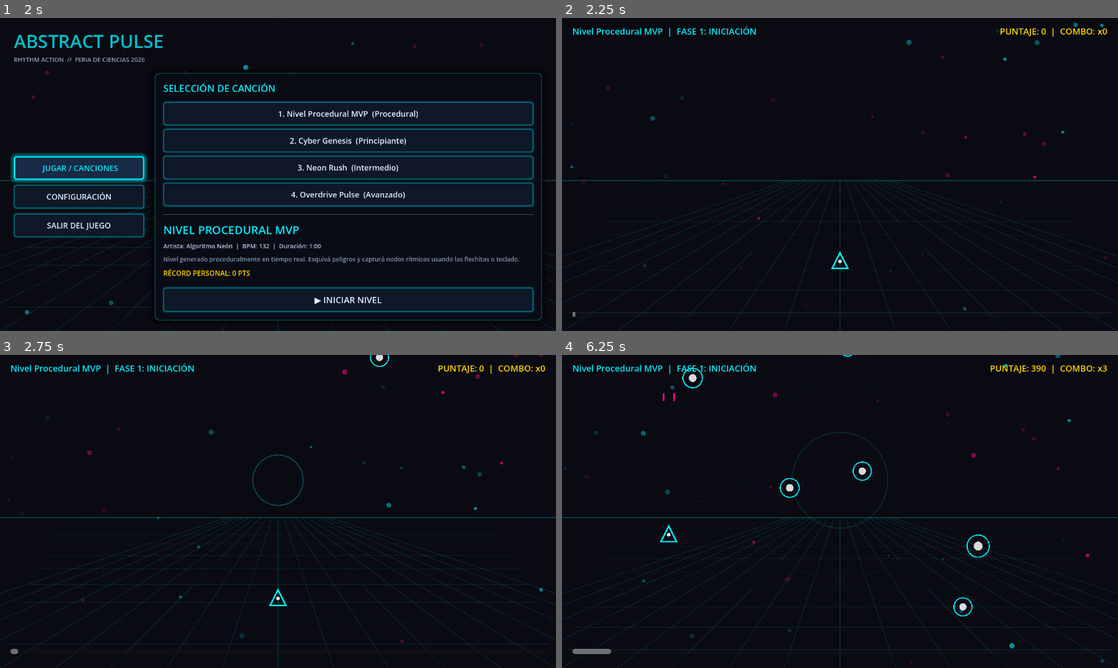
Above: before the commit, frames 1-4 (two rows, left to right).
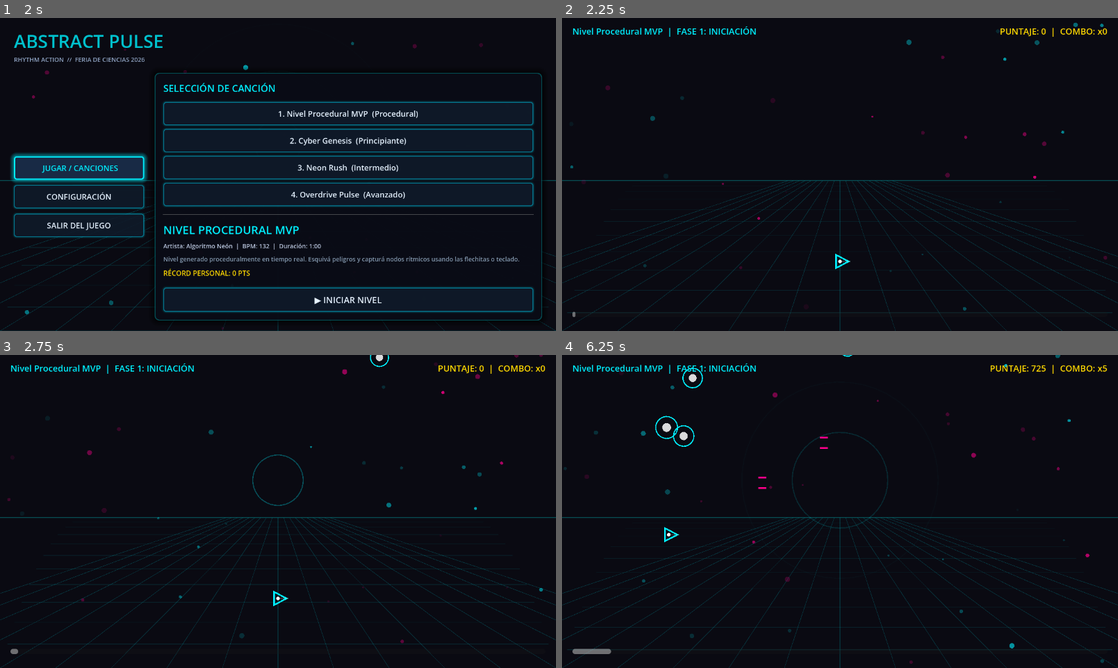
Above: after the commit, the same moments.

Repository: SlenderDigital/FeriaDeCiencias
Game: Godot game, scene res://scenes/MainMenu.tscn
The game is run twice, just before and just after one commit, with the same random seed, the same clock (stepped at 60 frames per second) and the same inputs.
Inputs (mouse positions are in pixels of both pictures, inside the frame that each line leads up to):
- Up to frame 1 (2 s): click "JUGAR / CANCIONES" at 0.5 s; click "JUGAR / CANCIONES" at 1.25 s
- Up to frame 2 (2.25 s): click "▶ INICIAR NIVEL" at 2 s
- Up to frame 3 (2.75 s): no input
- Up to frame 4 (6.25 s): tap Enter (ui_accept) at 2.75, 3.02, 3.32, 6.02 s; move the mouse to (812, 574) at 2.77 s; hold Up 2.78-3.5 s; tap Space at 2.85, 4.35, 5.85 s; click (812, 574) at 2.92 s; drag from (1006, 558) to (812, 574) at 3.52 s; move the mouse to (673, 464) at 4.27 s; hold Left 4.28-5 s; drag from (867, 511) to (673, 464) at 5.02 s; move the mouse to (756, 433) at 5.77 s; hold Down from 5.78 s (still down)

Frame 1 is identical in both runs. In frame 2, less than 0.1% of the frame differs, in the area x 48-52%, y 74-81%; in frame 3, less than 0.1%; in frame 4, 0.7%, in the area x 16-98%, y 3-84%.

Commit message:
feat: add MediaPipe hand control (tracker server + Godot client, no external deps)

Diff:
--- a/project.godot
+++ b/project.godot
@@ -20,6 +20,7 @@
 
 GameManager="*res://scripts/GameManager.gd"
 SoundManager="*res://scripts/SoundManager.gd"
+HandTrackingClient="*res://scripts/HandTrackingClient.gd"
 _mcp_game_helper="*res://addons/godot_ai/runtime/game_helper.gd"
 
 [display]
--- a/scripts/Gameplay.gd
+++ b/scripts/Gameplay.gd
@@ -21,6 +21,7 @@
 var beat_timer: float = 0.0
 
 var player_pos: Vector2 = Vector2(640, 560)
+var ship_rotation: float = 0.0    # grados; 0 = proa hacia +X (derecha)
 var player_speed: float = 550.0
 var health: float = 100.0
 var score: int = 0
@@ -113,9 +114,20 @@
 	queue_redraw()
 
 func _update_player_movement(delta: float) -> void:
+	# Con mano: posicion absoluta de la palma + rotacion pulgar->indice (port de Player.cpp)
+	if HandTrackingClient and HandTrackingClient.has_hand:
+		var target: Vector2 = HandTrackingClient.get_palm_center() * Vector2(1280, 720)
+		var alpha: float = 1.0 - exp(-25.0 * delta)
+		player_pos = player_pos.lerp(target, alpha)
+		var ang := HandTrackingClient.get_hand_angle_deg()
+		if ang < 9990.0:
+			_smooth_rotation_toward(ang, delta)
+		player_pos.x = clamp(player_pos.x, 50, 1230)
+		player_pos.y = clamp(player_pos.y, 80, 670)
+		return
+
+	# Fallback sin mano: flechas / WASD (movimiento por velocidad)
 	var move_dir: Vector2 = Vector2.ZERO
-
-	# Arrow Keys & WASD input handling
 	if Input.is_key_pressed(KEY_LEFT) or Input.is_key_pressed(KEY_A):
 		move_dir.x -= 1.0
 	if Input.is_key_pressed(KEY_RIGHT) or Input.is_key_pressed(KEY_D):
@@ -132,6 +144,11 @@
 	player_pos.x = clamp(player_pos.x, 50, 1230)
 	player_pos.y = clamp(player_pos.y, 80, 670)
 
+func _smooth_rotation_toward(target_deg: float, delta: float) -> void:
+	var diff := wrapf(target_deg - ship_rotation, -180.0, 180.0)
+	var alpha: float = 1.0 - exp(-22.0 * delta)
+	ship_rotation += diff * alpha
+
 func _spawn_procedural_wave() -> void:
 	if not generator:
 		return
@@ -142,15 +159,17 @@
 		targets.append(item)
 
 func _shoot_laser() -> void:
-	# Double laser pulse
+	# Doble pulso de laser en la direccion en que apunta la nave
+	var dir: Vector2 = Vector2.from_angle(deg_to_rad(ship_rotation))
+	var perp := Vector2(-dir.y, dir.x)
 	projectiles.append({
-		"pos": player_pos + Vector2(-12, -22),
-		"vel": Vector2(0, -850),
+		"pos": player_pos + dir * 22.0 + perp * 12.0,
+		"vel": dir * 850.0,
 		"color": Color(1.0, 0.0, 0.55, 1.0)
 	})
 	projectiles.append({
-		"pos": player_pos + Vector2(12, -22),
-		"vel": Vector2(0, -850),
+		"pos": player_pos + dir * 22.0 - perp * 12.0,
+		"vel": dir * 850.0,
 		"color": Color(1.0, 0.0, 0.55, 1.0)
 	})
 	if SoundManager: SoundManager.play_hover()
@@ -305,12 +324,16 @@
 		get_tree().change_scene_to_file("res://scenes/MainMenu.tscn")
 
 func _draw() -> void:
-	# Draw player ship (Glowing neon ship)
+	# Draw player ship (neon, rotada por la mano; 0deg = derecha)
 	var ship_col: Color = track_data.get("color", Color(0, 0.94, 1, 1))
-	var p1: Vector2 = player_pos + Vector2(0, -20)
-	var p2: Vector2 = player_pos + Vector2(-18, 16)
-	var p3: Vector2 = player_pos + Vector2(18, 16)
-	draw_polyline(PackedVector2Array([p1, p2, p3, p1]), ship_col, 3.5)
+	var rad: float = deg_to_rad(ship_rotation)
+	var fwd := Vector2.from_angle(rad)          # linea de proa
+	var perp := Vector2(-fwd.y, fwd.x)          # perpendicular
+	var nose: Vector2 = player_pos + fwd * 20.0
+	var p2: Vector2 = player_pos + (-fwd * 9.0 + perp * 15.0)
+	var p3: Vector2 = player_pos + (-fwd * 9.0 - perp * 15.0)
+	draw_polyline(PackedVector2Array([nose, p2, p3, nose]), ship_col, 3.5)
+	draw_line(player_pos, player_pos + fwd * 24.0, Color(1, 1, 1, 0.25), 1.5)
 	draw_circle(player_pos, 4.0, Color.WHITE)
 
 	# Draw spark particles
@@ -322,7 +345,8 @@
 
 	# Draw projectiles
 	for proj in projectiles:
-		draw_line(proj["pos"], proj["pos"] + Vector2(0, 18), proj["color"], 4.0)
+		var pdir := (proj["vel"] as Vector2).normalized()
+		draw_line(proj["pos"], proj["pos"] + pdir * 18.0, proj["color"], 4.0)
 
 	# Draw targets & hazards
 	for t in targets:
--- /dev/null
+++ b/scripts/HandTrackingClient.gd
@@ -0,0 +1,69 @@
+extends Node
+## HandTrackingClient — escucha landmarks de MediaPipe por UDP (127.0.0.1:5005)
+## y expone: has_hand, get_palm_center() (normalizado 0-1, X espejada) y
+## get_hand_angle_deg(). El emisor es tracker_server/ (dentro de este repo).
+
+signal hand_updated
+
+const UDP_PORT := 5005
+const LANDMARK_COUNT := 21
+const NO_HAND_TIMEOUT := 0.5   # segundos sin datagrama -> se corta el tracking
+
+var _udp := PacketPeerUDP.new()
+var _points := PackedVector3Array()   # 21 landmarks normalizados (x,y,z)
+var has_hand := false
+var _last_packet_time := 0.0
+
+func _ready() -> void:
+	var err := _udp.bind(UDP_PORT)
+	if err != OK:
+		push_warning("[HandTracking] No pudo bindear UDP %d: %s" % [UDP_PORT, err])
+
+func _process(_delta: float) -> void:
+	# Timeout: si no llega datagrama, caer a teclado.
+	if has_hand and Time.get_ticks_msec() / 1000.0 - _last_packet_time > NO_HAND_TIMEOUT:
+		has_hand = false
+	while _udp.get_available_packet_count() > 0:
+		_parse(_udp.get_packet())
+
+func _parse(data: PackedByteArray) -> void:
+	if data.size() < 4:
+		return
+	var count: int = data.decode_s32(0)   # little-endian (struct.pack "<i...f")
+	_points = PackedVector3Array()
+	if count == LANDMARK_COUNT and data.size() >= 4 + count * 12:
+		for i in count:
+			var o := 4 + i * 12
+			_points.push_back(Vector3(
+				data.decode_float(o),
+				data.decode_float(o + 4),
+				data.decode_float(o + 8)
+			))
+		has_hand = true
+		_last_packet_time = Time.get_ticks_msec() / 1000.0
+		hand_updated.emit()
+	else:
+		has_hand = false   # datagrama con count != 21 o sin mano
+
+func get_landmark(idx: int) -> Vector3:
+	return _points[idx] if idx >= 0 and idx < _points.size() else Vector3.ZERO
+
+func get_palm_center() -> Vector2:
+	# promedio de WRIST(0), INDEX_MCP(5), MIDDLE_MCP(9), PINKY_MCP(17) — X espejada
+	var w := get_landmark(0)
+	var im := get_landmark(5)
+	var mm := get_landmark(9)
+	var pm := get_landmark(17)
+	var px: float = (w.x + im.x + mm.x + pm.x) * 0.25
+	var py: float = (w.y + im.y + mm.y + pm.y) * 0.25
+	return Vector2(1.0 - px, py)
+
+func get_hand_angle_deg() -> float:
+	# rotacion por segmento THUMB_CMC(1) -> INDEX_TIP(8), ambas X espejadas
+	var thumb := get_landmark(1)
+	var tip := get_landmark(8)
+	var dx := (1.0 - tip.x) - (1.0 - thumb.x)
+	var dy := tip.y - thumb.y
+	if Vector2(dx, dy).length() < 0.006:   # umbral normalizado (equiv. len>8px en 1280)
+		return 9999.0   # valor invalido -> no aplicar
+	return rad_to_deg(atan2(dy, dx))
Not shown, added: scripts/HandTrackingClient.gd.uid
Not shown, changed: .gitignore
Not shown, changed: README.md
Not shown, added: run_tracker.sh
Not shown, added: tracker_server/.python-version
Not shown, added: tracker_server/README.md
Not shown, added: tracker_server/pyproject.toml
Not shown, added: tracker_server/src/mediapipe_py/__init__.py
Not shown, added: tracker_server/src/mediapipe_py/landmarker.py
Not shown, added: tracker_server/src/mediapipe_py/main.py
Not shown, added: tracker_server/uv.lock
